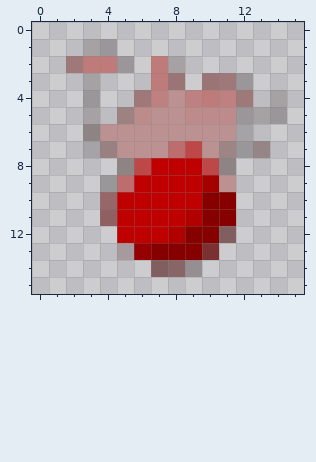
File history of a pixel-art sprite, HowAboutSpikes/HowAboutSpikes.gmx/sprites/images/redOrb_spr_0.png. The first picture shows the starting point.
The file is 16x16 pixels. Colours within 5 levels of each other are drawn and written as one.
The result:
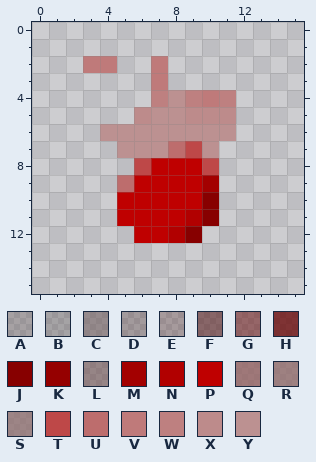
Palette (. is transparent): A #301e1e40  B #2f242440  C #5e484880  D #22000040  E #30000040  F #44000080  G #60000080  H #650000bf  J #870000  K #950000  L #603d3d80  M #a30000  N #b10000  P #bf0000  Q #8f5c5cbf  R #8e6767bf  S #8d6d6dbf  T #be4848  U #bd6d6d  V #bf7a7a  W #be8080  X #bd8b8b  Y #bc9191
Changes in this commit:
y 1: x 3..4 AA -> ..
y 2: x 2 Q -> .; x 5 A -> .; x 8 A -> .
y 3: x 3 A -> .; x 8 Q -> .; x 10..12 QQA -> ...
y 4: x 3 A -> .; x 6 Q -> .; x 12 Q -> .; x 14 A -> .
y 5: x 3 A -> .; x 5 R -> .; x 12..14 AAA -> ...
y 6: x 3 C -> .; x 12 B -> .
y 7: x 3..4 BS -> ..; x 11..13 SBL -> ...
y 8: x 5 C -> .; x 11 C -> .
y 9: x 4 B -> .; x 11 Y -> .
y 10..11: x 4 G -> .; x 11 J -> .
y 12: x 5 P -> .; x 10..11 JF -> ..
y 13: x 5..10 EKJJJH -> ......
y 14: x 7..9 FFD -> ...
Where, in picture pixels (left, top, right, bottom), the same in both pictures:
erased: (66, 39, 287, 277)
